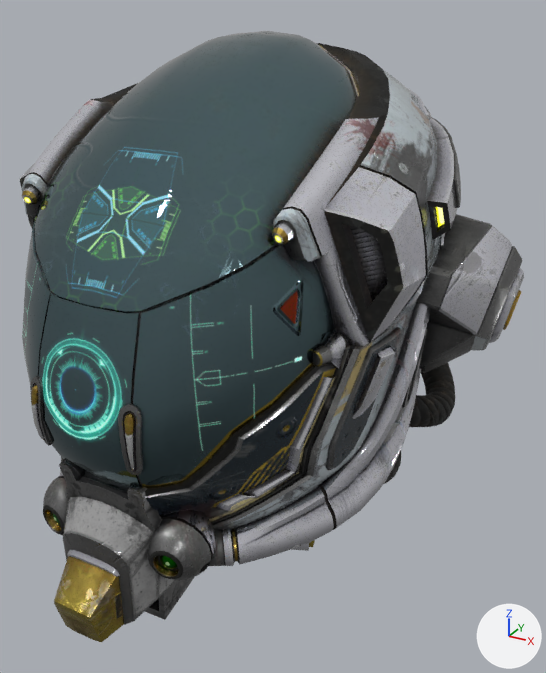
One commit to the glTF model assets/models/damagedhelmet/DamagedHelmet.gltf: the scene before it, then after it.
One viewpoint serves both versions: a camera (50 mm lens) standing at (1.39, -2.07, 0.99) and looking at (0.15, 0.2, -0.15). Every picture has the same lights, and +X, +Y and +Z are marked at lower right. The picture after the commit comes second. Where no turn or scale is listed for an object, it has been applied to the vertices.

The first picture shows 'node_damagedHelmet_-6514'.
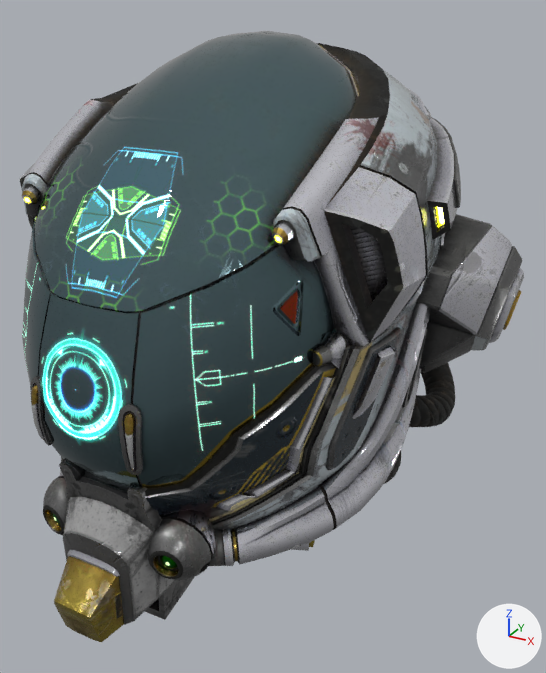
Diff of the bpy script that builds the scene:
```diff
--- a/assets/models/damagedhelmet/DamagedHelmet.gltf.py
+++ b/assets/models/damagedhelmet/DamagedHelmet.gltf.py
@@ img_default_orm @@
+img_default_orm = load_image('Default_ORM', 'Default_ORM.jpg', 2048, 2048, 'Non-Color')
@@ mat_material_mr @@
 n0 = _N.new('ShaderNodeBsdfPrincipled'); n0.name = 'Principled BSDF'
-n0.inputs[28].default_value = 1.0  # 'Emission Strength'
+n0.inputs[28].default_value = 5.0  # 'Emission Strength'
 n1 = _N.new('ShaderNodeOutputMaterial'); n1.name = 'Material Output'
@@ mat_material_mr @@
 n5 = _N.new('ShaderNodeTexImage'); n5.name = 'Image Texture.002'
-n5.image = img_default_metalroughness_jpg
+n5.image = img_default_orm
 n6 = _N.new('ShaderNodeNormalMap'); n6.name = 'Normal Map'
```

Boxes [x1, y1, x2, y2] around the edits, measured in the pictures (546 x 673 px):
'node_damagedHelmet_-6514', surface changed
    both: [22, 143, 448, 569]
